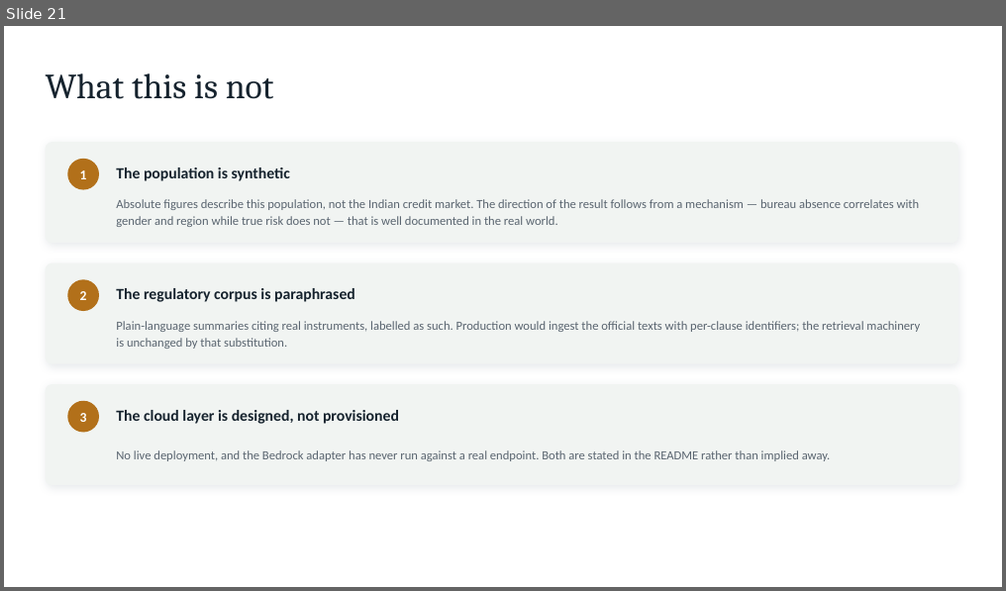
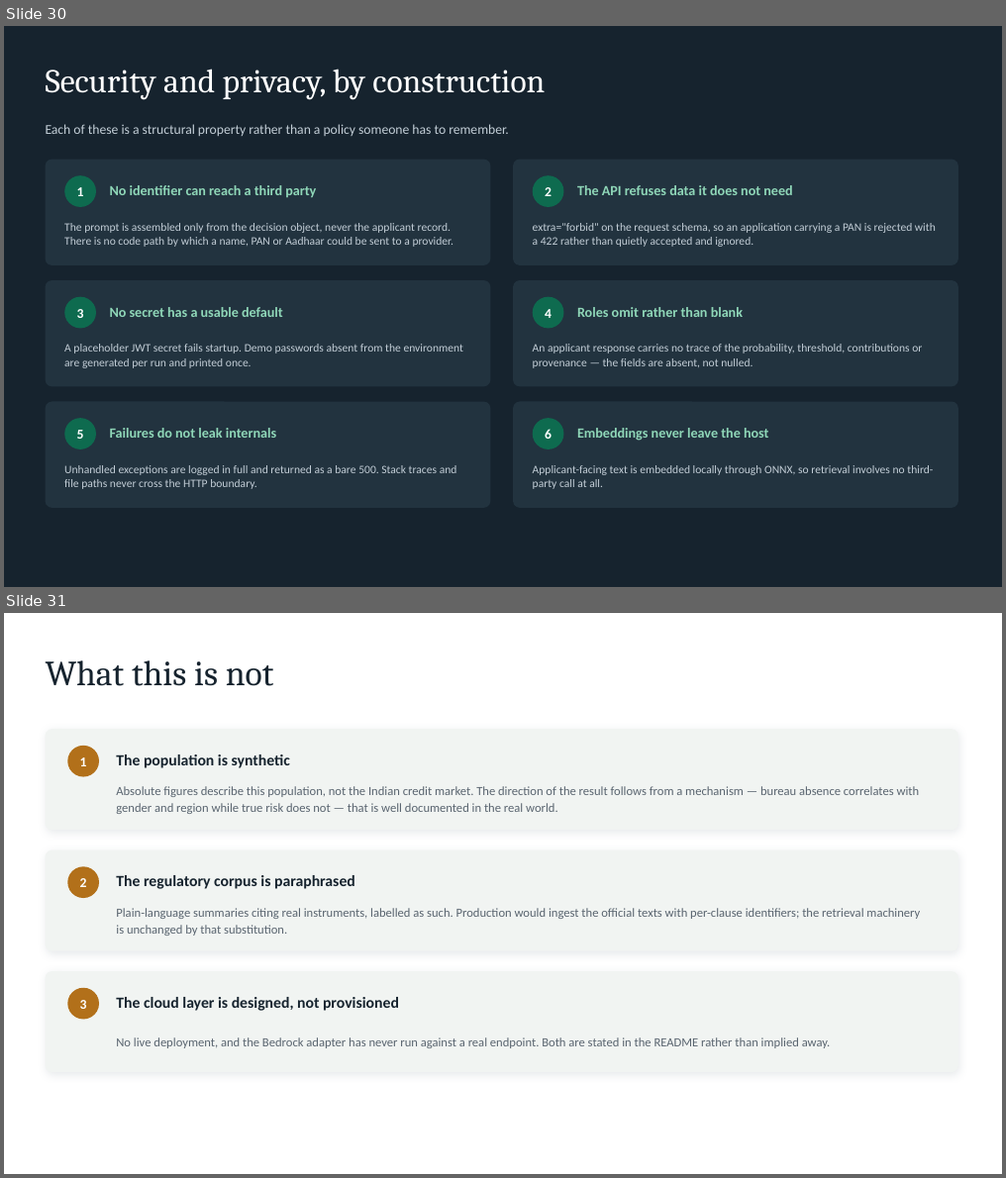
Before and after one commit to Nishantttt-ui/pratyaya, a slide deck: docs/Pratyaya-Synchrony-Hackathon.pptx. Shown one above the other, each under a label of ours: slide 21 before the commit, slides 30 and 31 after it. The pictures are 1006x591 and 1006x1178 pixels, drawn with LibreOffice and Linux fonts; fonts in the diff are those of the drawing. Boxes give left, top, right and bottom in pixels: in the first picture for what was removed or moved away, otherwise in the second. Text is boxed around its words. In the diff, an @@ line names an element or a change of style, - is before the commit and + after.

```diff
--- a/docs/Pratyaya-Synchrony-Hackathon.pptx
+++ b/docs/Pratyaya-Synchrony-Hackathon.pptx
@@ slide 30 added at <box>4,26,1002,587</box>, background #16232E @@
@@ text added at <box>46,69,545,100</box>, 32 pt, text #FFFFFF @@
+Security and privacy, by construction
@@ text added at <box>46,124,509,136</box>, 13 pt, text #C2CDD6 @@
+Each of these is a structural property rather than a policy someone has to remember.
@@ rounded rectangle added at <box>46,160,491,266</box>, fill #22333F @@
@@ rounded rectangle added at <box>513,160,958,266</box>, fill #22333F @@
@@ ellipse added at <box>64,175,96,207</box>, fill #0E6B4F @@
@@ text added at <box>77,187,84,196</box>, 13 pt, text #FFFFFF, bold @@
+1
@@ text added at <box>110,185,316,197</box>, 13.5 pt, text #8FD7B8, bold @@
+No identifier can reach a third party
@@ ellipse added at <box>533,175,564,207</box>, fill #0E6B4F @@
@@ text added at <box>545,187,551,196</box>, 13 pt, text #FFFFFF, bold @@
+2
@@ text added at <box>577,185,792,195</box>, 13.5 pt, text #8FD7B8, bold @@
+The API refuses data it does not need
@@ text added at <box>64,223,453,247</box>, 11 pt, text #C2CDD6 @@
+The prompt is assembled only from the decision object, never the applicant record. There is no code path by which a name, PAN or Aadhaar could be sent to a provider.
@@ text added at <box>533,223,936,247</box>, 11 pt, text #C2CDD6 @@
+extra="forbid" on the request schema, so an application carrying a PAN is rejected with a 422 rather than quietly accepted and ignored.
@@ rounded rectangle added at <box>46,280,491,386</box>, fill #22333F @@
@@ rounded rectangle added at <box>513,280,958,386</box>, fill #22333F @@
@@ ellipse added at <box>64,297,96,329</box>, fill #0E6B4F @@
@@ text added at <box>77,309,84,318</box>, 13 pt, text #FFFFFF, bold @@
+3
@@ text added at <box>110,307,283,317</box>, 13.5 pt, text #8FD7B8, bold @@
+No secret has a usable default
@@ ellipse added at <box>533,297,564,329</box>, fill #0E6B4F @@
@@ text added at <box>545,309,551,318</box>, 13 pt, text #FFFFFF, bold @@
+4
@@ text added at <box>577,307,743,317</box>, 13.5 pt, text #8FD7B8, bold @@
+Roles omit rather than blank
@@ text added at <box>64,344,463,369</box>, 11 pt, text #C2CDD6 @@
+A placeholder JWT secret fails startup. Demo passwords absent from the environment are generated per run and printed once.
@@ text added at <box>533,344,922,369</box>, 11 pt, text #C2CDD6 @@
+An applicant response carries no trace of the probability, threshold, contributions or provenance — the fields are absent, not nulled.
@@ rounded rectangle added at <box>46,402,491,508</box>, fill #22333F @@
@@ rounded rectangle added at <box>513,402,958,508</box>, fill #22333F @@
@@ ellipse added at <box>64,418,96,450</box>, fill #0E6B4F @@
@@ text added at <box>77,430,84,439</box>, 13 pt, text #FFFFFF, bold @@
+5
@@ text added at <box>110,428,276,438</box>, 13.5 pt, text #8FD7B8, bold @@
+Failures do not leak internals
@@ ellipse added at <box>533,418,564,450</box>, fill #0E6B4F @@
@@ text added at <box>545,429,551,439</box>, 13 pt, text #FFFFFF, bold @@
+6
@@ text added at <box>577,428,769,441</box>, 13.5 pt, text #8FD7B8, bold @@
+Embeddings never leave the host
@@ text added at <box>64,466,457,489</box>, 11 pt, text #C2CDD6 @@
+Unhandled exceptions are logged in full and returned as a bare 500. Stack traces and file paths never cross the HTTP boundary.
@@ text added at <box>533,466,933,489</box>, 11 pt, text #C2CDD6 @@
+Applicant-facing text is embedded locally through ONNX, so retrieval involves no third-party call at all.
@@ what was slide 21 is now slide 31 @@
```
Also in this commit, not shown: 10 other slides added, 1 slide removed, 12 other files.
